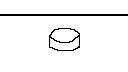
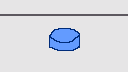
Two versions of the same layered image (128x72). Layer-by-layer changes:
added layer "color" above "Paint Layer 1" over [0, 0, 128, 72]
